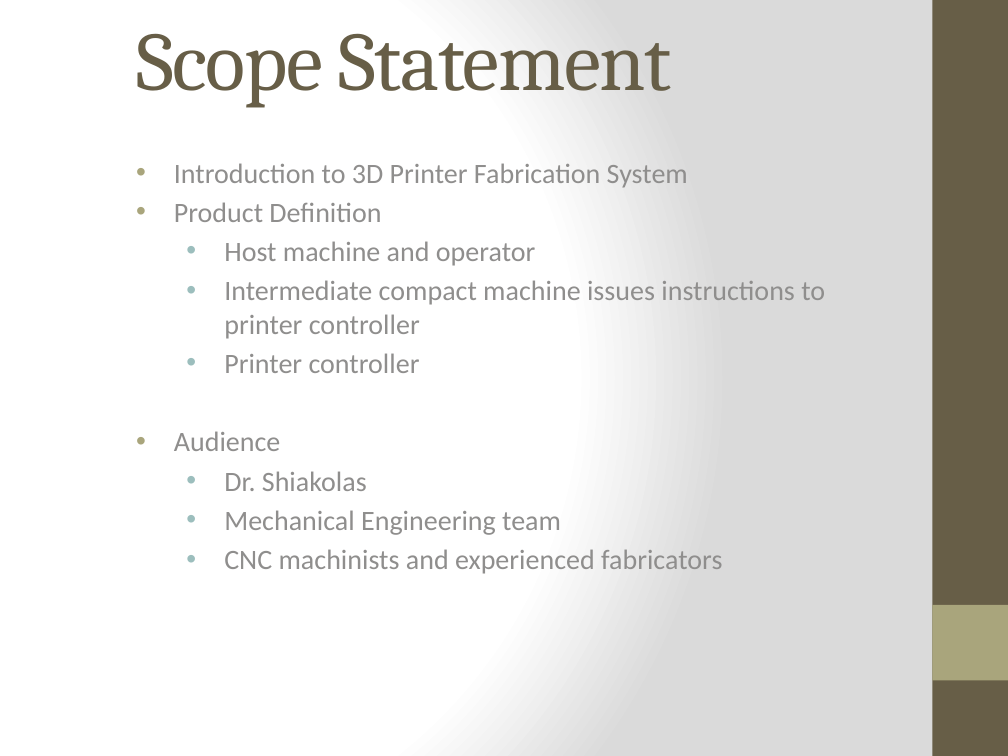
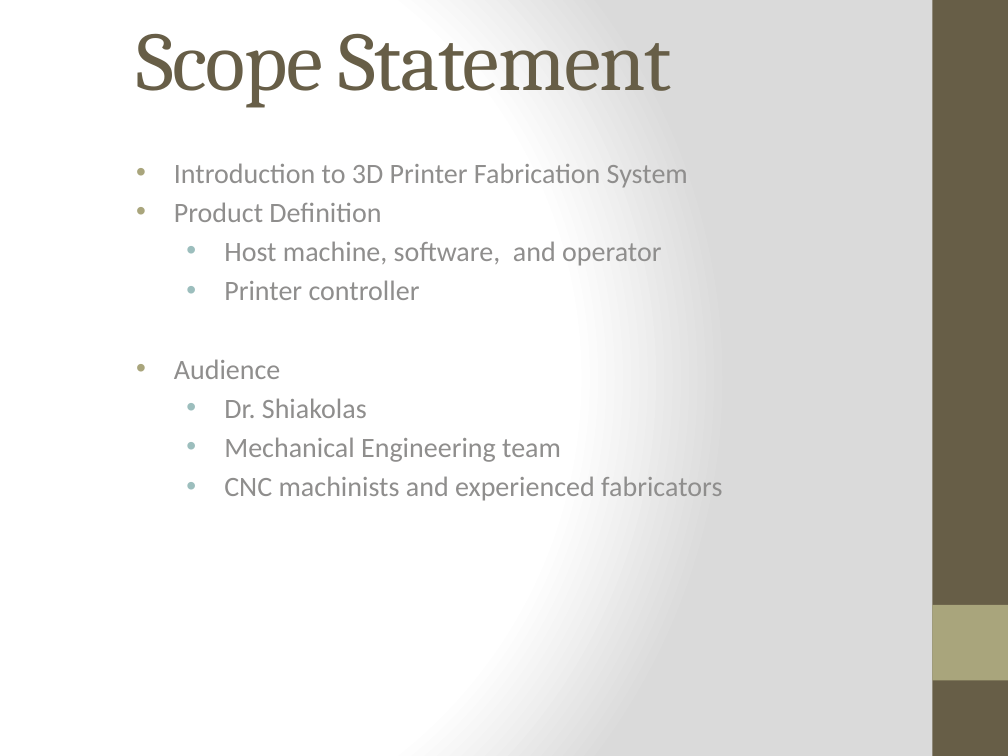
Before and after one commit to qpHalcy0n/SRDesign, a slide deck: slide 9 of Charter Presentation/Team Ink3d.pptx. Drawn at 1008x756 pixels with LibreOffice and Linux fonts; fonts in the diff are those of the drawing. Boxes give left, top, right and bottom in pixels: in the first picture for what was removed or moved away, otherwise in the second. Text is boxed around its words. In the diff, an @@ line names an element or a change of style, - is before the commit and + after.

Commit message:
* Hacked out intermediate machine references in Charter Pres. * Split up Risk slides in charter pres.

```diff
--- a/Charter Presentation/Team Ink3d.pptx
+++ b/Charter Presentation/Team Ink3d.pptx
@@ subtitle at (224, 241, 662, 266): text changed @@
-  • Host machine and operator
-  • Intermediate compact machine issues instructions to printer controller
+  • Host machine, software, and operator
```
Also in this commit, not shown: 1 other slide changed, 1 slide added.
